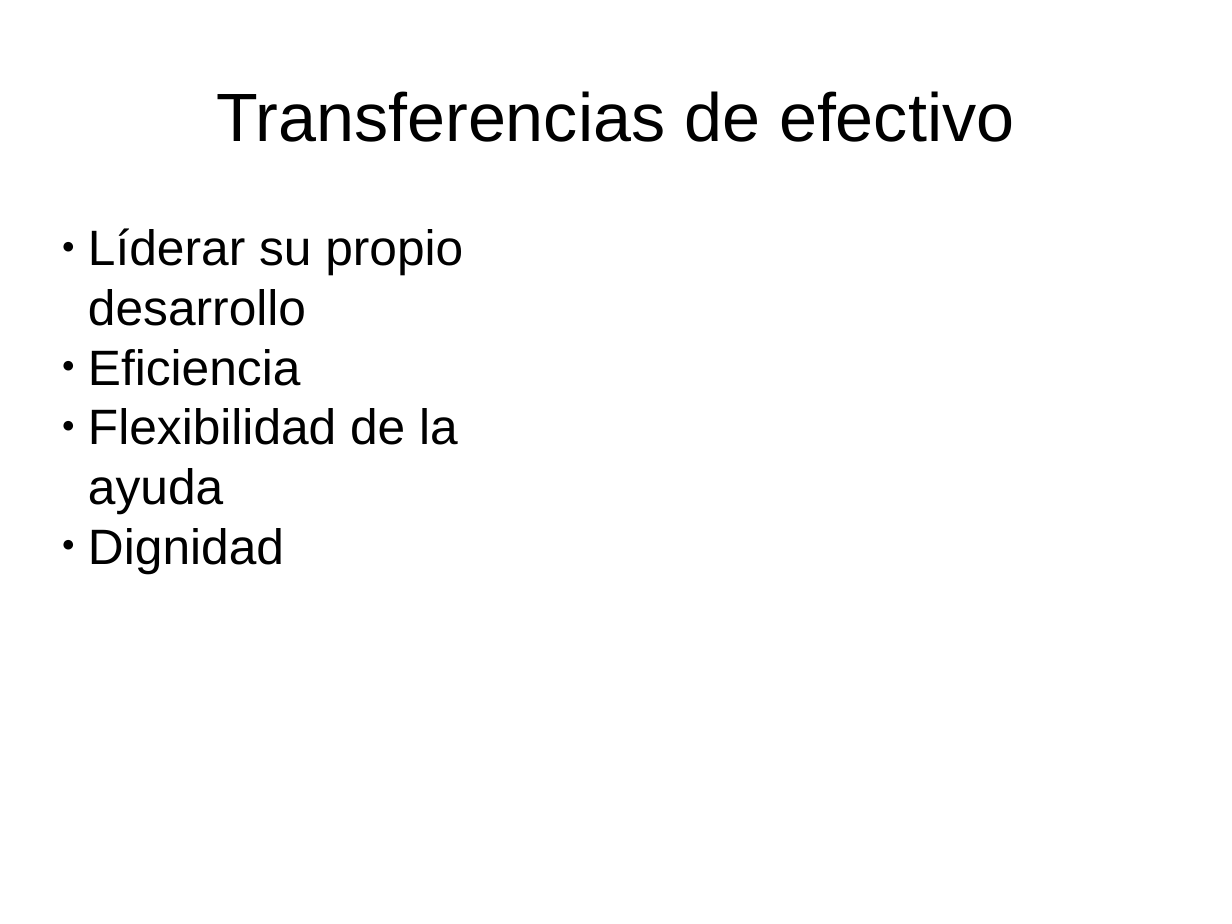
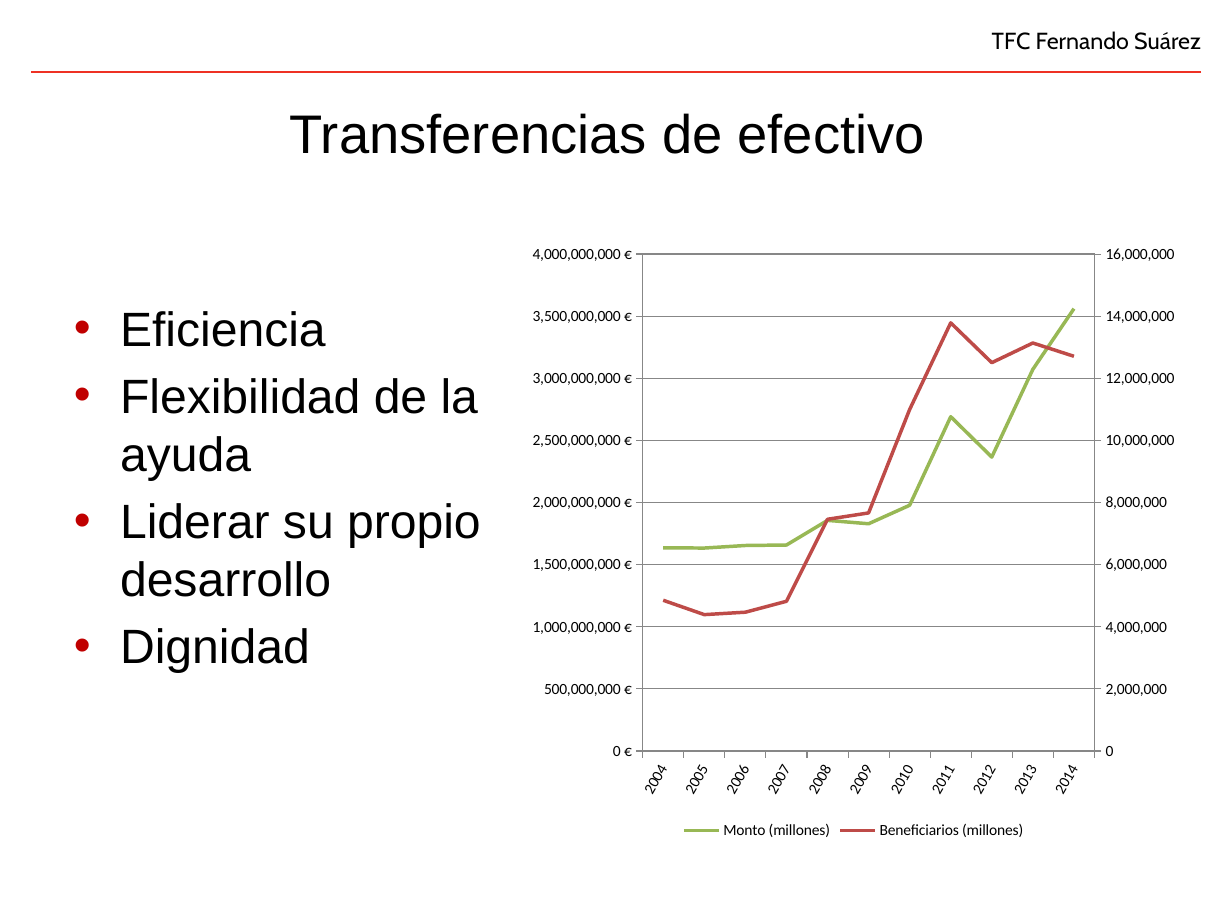
Before and after one commit to fsuarezj/toolBuilder-portlet, a slide deck: slide 4 of doc/presentation/presentacion.pptx. Drawn at 1232x924 pixels with LibreOffice and Linux fonts; fonts in the diff are those of the drawing; background and template pictures are left out. Boxes give left, top, right and bottom in pixels: in the first picture for what was removed or moved away, otherwise in the second. Text is boxed around its words. In the diff, an @@ line names an element or a change of style, - is before the commit and + after.

```diff
--- a/doc/presentation/presentacion.pptx
+++ b/doc/presentation/presentacion.pptx
@@ title "Transferencias de efectivo": place and size @@
-title "Transferencias de efectivo" at [216, 91, 1014, 142]
+title "Transferencias de efectivo" at [290, 113, 925, 154]
@@ title "Transferencias de efectivo" at [290, 113, 925, 154]: size 44 to 35 pt @@
@@ text added at [992, 31, 1201, 50], 15 pt, text #000000 @@
+TFC Fernando Suárez
@@ line added from (1202, 72) to (31, 72), #EE3124 1.5 pt @@
@@ text "Eficiencia": place and size @@
-text "Eficiencia" at [88, 228, 463, 573]
+text "Eficiencia" at [120, 311, 481, 673]
@@ text at [88, 228, 463, 326]: paragraph removed @@
-● Líderar su propio desarrollo
@@ line chart added at [520, 234, 1188, 844] @@
+categories: 2004, 2005, 2006, 2007, 2008, 2009, 2010, 2011, 2012, 2013, 2014
+Monto (millones): 1600000000, 1600000000, 1700000000, 1700000000, 1900000000, 1800000000, 2000000000, 2700000000, 2400000000, 3100000000, 3600000000
+Beneficiarios (millones): 4900000, 4400000, 4500000, 4800000, 7500000, 7700000, 11000000, 13800000, 12500000, 13100000, 12700000
@@ text at [120, 311, 478, 673]: size 32 to 31 pt in "Eficiencia", "Flexibilidad de la ayuda", "Dignidad"; bullet ● to •; more space between paragraphs @@
@@ text at [120, 503, 481, 597]: paragraph added @@
+• Liderar su propio desarrollo
```
Also in this commit, not shown: 18 other slides changed, 4 slides added, 5 slides removed, 2 other files.
